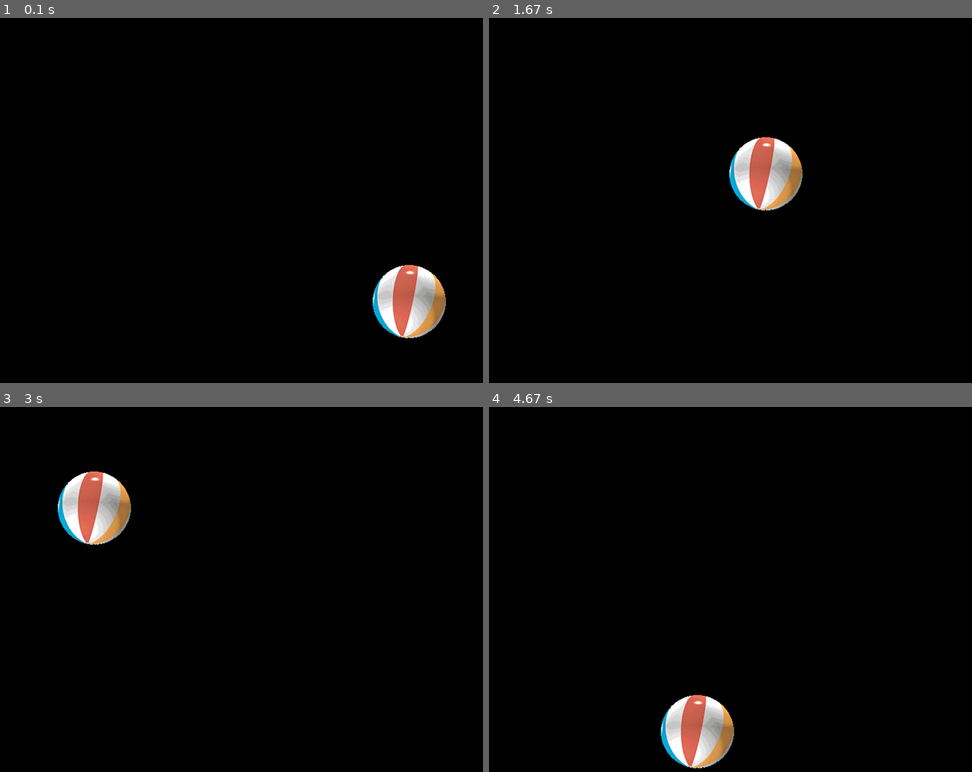
Above: before the commit, frames 1-4 (two rows, left to right).
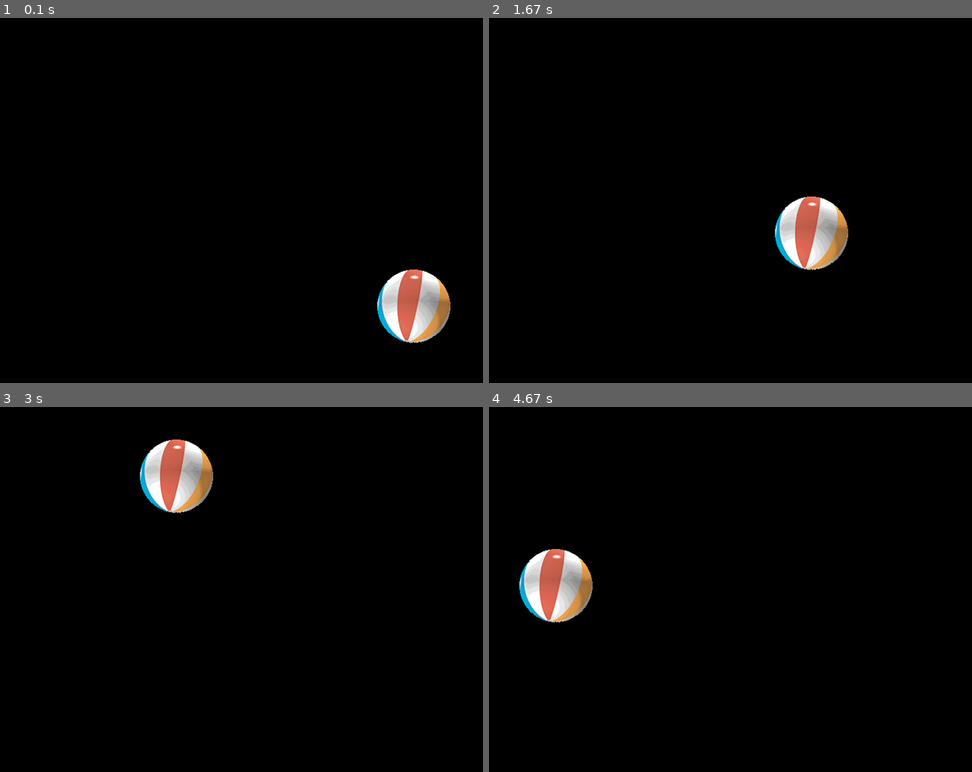
Above: after the commit, the same moments.

Repository: lteran9/PyGameDemo
Game: pygame game, started from PyGameDemo4_OneBallBounce/PyGameOneBallBounceRects.py
The game is run twice, just before and just after one commit, with the same random seed, the same clock (stepped at 60 frames per second) and the same inputs.
Inputs:
- Up to frame 1 (0.1 s): no input
- Up to frame 2 (1.67 s): no input
- Up to frame 3 (3 s): no input
- Up to frame 4 (4.67 s): no input

The runs differ from the first frame. In frame 1, 1.7% of the frame differs, in the area x 77-94%, y 67-90%; in frame 2, 4.8%, in the area x 49-75%, y 32-70%; in frame 3, 4.8%; in frame 4, 4.8%.

Commit message:
PyGame Demo 4 - One Ball Bounce - Created PyGameOneBallBounceRects.py which uses a Rect object to calculate position of image

Diff:
--- a/PyGameDemo4_OneBallBounce/PyGameOneBallBounceXY.py
+++ b/PyGameDemo4_OneBallBounce/PyGameOneBallBounceRects.py
@@ -1,4 +1,4 @@
-# pygame demo 4(a), one image, bounce around the window using (x, y) coords
+# pygame demo 4(b), one image, bounce around the window using rects
 
 # 1 - Import packages
 import pygame
@@ -11,8 +11,7 @@
 WINDOW_WIDTH = 640
 WINDOW_HEIGHT = 480
 FRAMES_PER_SECOND = 60
-BALL_WIDTH_HEIGHT = 100
-N_PIXELS_PER_FRAME = 3
+N_PIXELS_PER_FRAME = 12
 
 # 3 - Initialize the world
 pygame.init()
@@ -23,10 +22,11 @@
 ballImage = pygame.image.load('images/ball.png')
 
 # 5 - Initialize variables
-MAX_WIDTH = WINDOW_WIDTH - BALL_WIDTH_HEIGHT
-MAX_HEIGHT = WINDOW_HEIGHT - BALL_WIDTH_HEIGHT
-ballX = random.randrange(MAX_WIDTH)
-ballY = random.randrange(MAX_HEIGHT)
+ballRect = ballImage.get_rect()
+MAX_WIDTH = WINDOW_WIDTH - ballRect.width
+MAX_HEIGHT = WINDOW_HEIGHT - ballRect.height
+ballRect.left = random.randrange(MAX_WIDTH)
+ballRect.top = random.randrange(MAX_HEIGHT)
 xSpeed = N_PIXELS_PER_FRAME
 ySpeed = N_PIXELS_PER_FRAME
 
@@ -40,25 +40,26 @@
             pygame.quit()
             sys.exit()
 
+
     # 8 - Do any "per frame" actions
-    if ballX < 0 or ballX >= MAX_WIDTH:
+    if ballRect.left < 0 or ballRect.left >= MAX_WIDTH:
         xSpeed = -xSpeed # reverse x direction
 
-    if ballY < 0 or ballY >= MAX_HEIGHT:
+    if ballRect.top < 0 or ballRect.top >= MAX_HEIGHT:
         ySpeed = -ySpeed # reverse y direction
 
-    # Update the ball's location, using the speed in two directions
-    ballX = ballX + xSpeed
-    ballY = ballY + ySpeed
+    # Update the ball's rectangle using the speed in two directions
+    ballRect.left = ballRect.left + xSpeed
+    ballRect.top = ballRect.top + ySpeed
 
     # 9 - Clear the window before drawing it again
     window.fill(BLACK)
 
     # 10 - Draw the window elements
-    window.blit(ballImage, (ballX, ballY))
+    window.blit(ballImage, ballRect)
 
     # 11 - Update the window
     pygame.display.update()
 
     # 12 - Slow things down a bit
-    clock.tick(FRAMES_PER_SECOND)
+    clock.tick(N_PIXELS_PER_FRAME)
